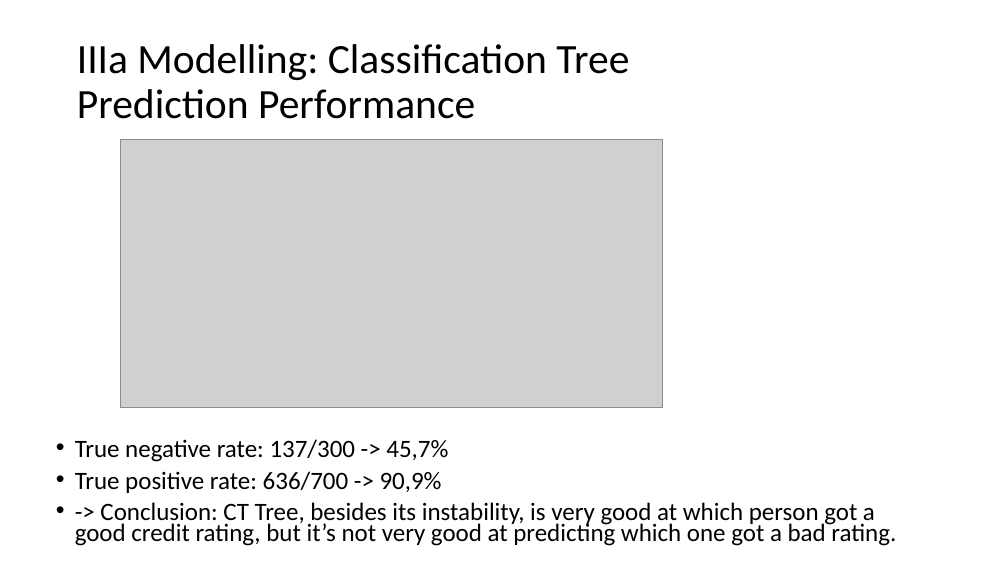
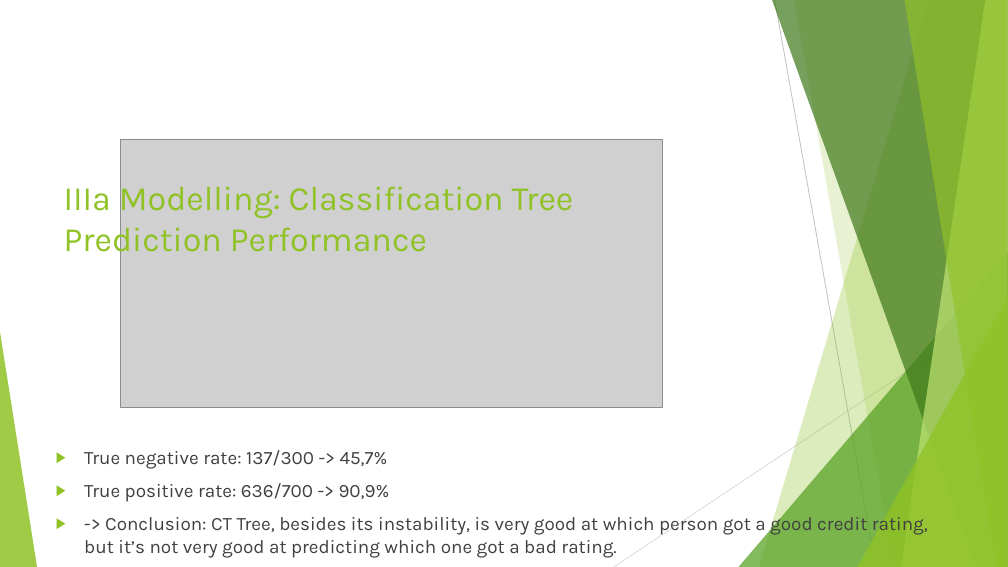
Before and after one commit to RafiKueng/Spoe_Kreditrisiko, a slide deck: slide 14 of Praesentation/Presentation.pptx (slide 9 before the commit). Drawn at 1008x567 pixels with LibreOffice and Linux fonts; fonts in the diff are those of the drawing; grey boxes stand for pictures. Boxes give left, top, right and bottom in pixels: in the first picture for what was removed or moved away, otherwise in the second. Text is boxed around its words. In the diff, an @@ line names an element or a change of style, - is before the commit and + after.

```diff
--- a/Praesentation/Presentation.pptx
+++ b/Praesentation/Presentation.pptx
@@ title "IIIa Modelling: Classification Tree Prediction ...": place and size @@
-title "IIIa Modelling: Classification Tree Prediction ..." at [77,44,629,119]
+title "IIIa Modelling: Classification Tree Prediction ..." at [64,180,574,259]
@@ title "IIIa Modelling: Classification Tree Prediction ..." at [64,180,574,259]: size 39.6 to 32.4 pt, font Calibri to Karla, text colour #000000 to #90C226; line spacing 0.9 to 1; vertical alignment middle to top @@
@@ text "True negative rate: 137/300 -> ..." at [84,450,928,558]: size 23.8 to 18 pt, font Calibri to Karla, text colour #000000 to #404040; bullet • to ▶; line spacing 0.7 to 1 @@
@@ group added at [0,0,1008,567]: 5 freeform shapes, 3 triangles, 2 lines @@
```
Also in this commit, not shown: 13 other slides changed, 5 slides added.
